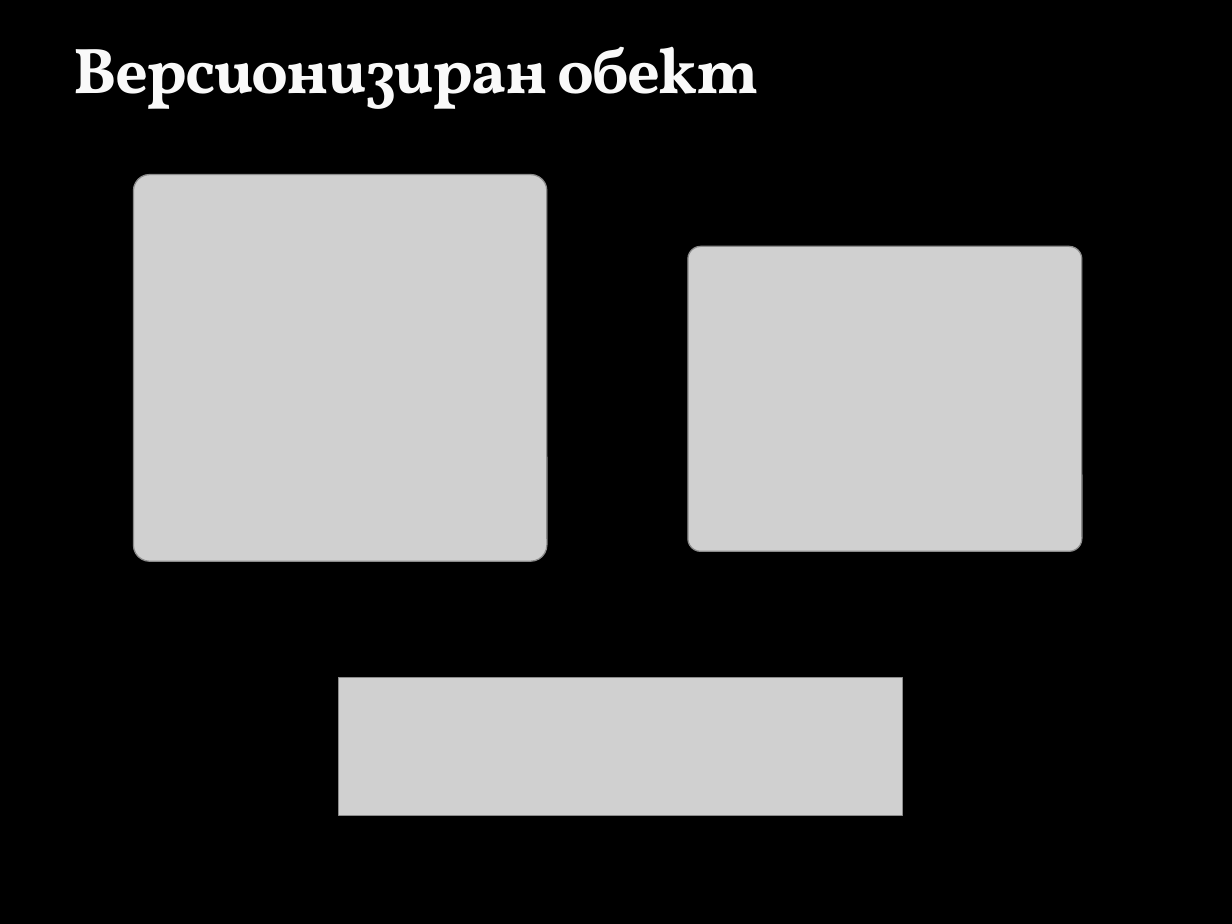
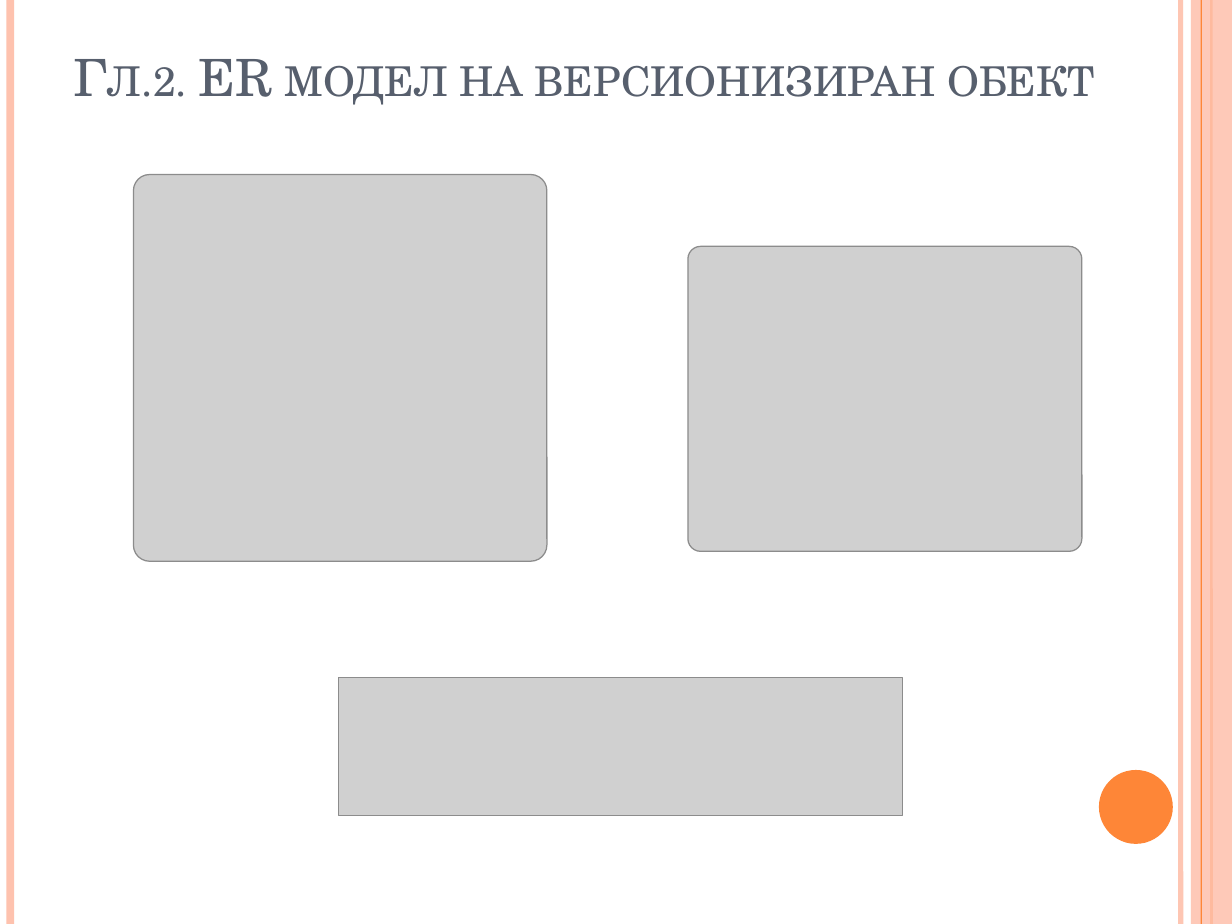
Before and after one commit to vjotov/versia, a slide deck: slide 6 of doc/Presentation.pptx (slide 9 before the commit). Drawn at 1232x924 pixels with LibreOffice and Linux fonts; fonts in the diff are those of the drawing; grey boxes stand for pictures; background and template pictures are left out. Boxes give left, top, right and bottom in pixels: in the first picture for what was removed or moved away, otherwise in the second. Text is boxed around its words. In the diff, an @@ line names an element or a change of style, - is before the commit and + after.

```diff
--- a/doc/Presentation.pptx
+++ b/doc/Presentation.pptx
@@ background picture (left out) to #FFFFFF @@
@@ line added from (10, 0) to (10, 924), #FEC3AE 4.5 pt @@
@@ line added from (1180, 0) to (1180, 924), #FEC3AE 3 pt @@
@@ rectangle added at bbox=[1191, 0, 1232, 924], fill #FEC3AE at 87% opacity @@
@@ line added from (1201, 0) to (1201, 924), #FE8637 0.75 pt @@
@@ line added from (1211, 0) to (1211, 924), #FE8637 1.5 pt @@
@@ title at bbox=[142, 59, 1095, 105]: text changed; size 37.8 to 30 pt; font Vollkorn to TeX Gyre Schola; text colour #F9F9F9 to #575F6D; bold off @@
-Версионизиран обект
+Гл.2. ER модел на версионизиран обект
@@ ellipse added at bbox=[1099, 770, 1173, 844], fill #FE8637 @@
```
Also in this commit, not shown: 13 other slides changed, 1 slide added, 3 slides removed.
